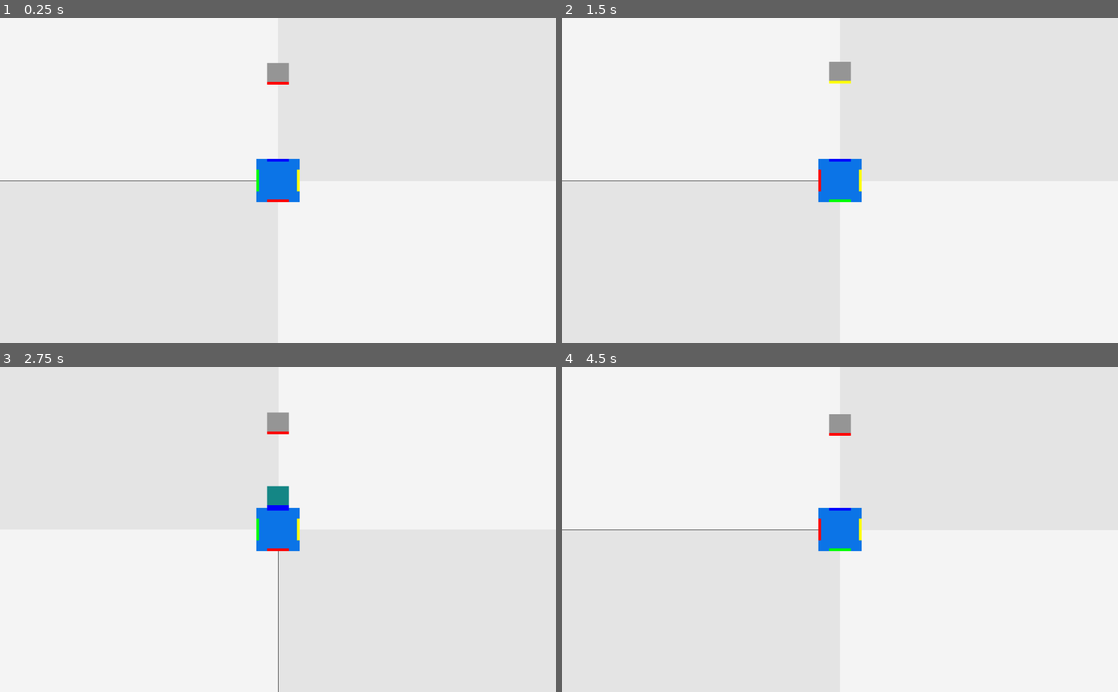
Above: before the commit, frames 1-4 (two rows, left to right).
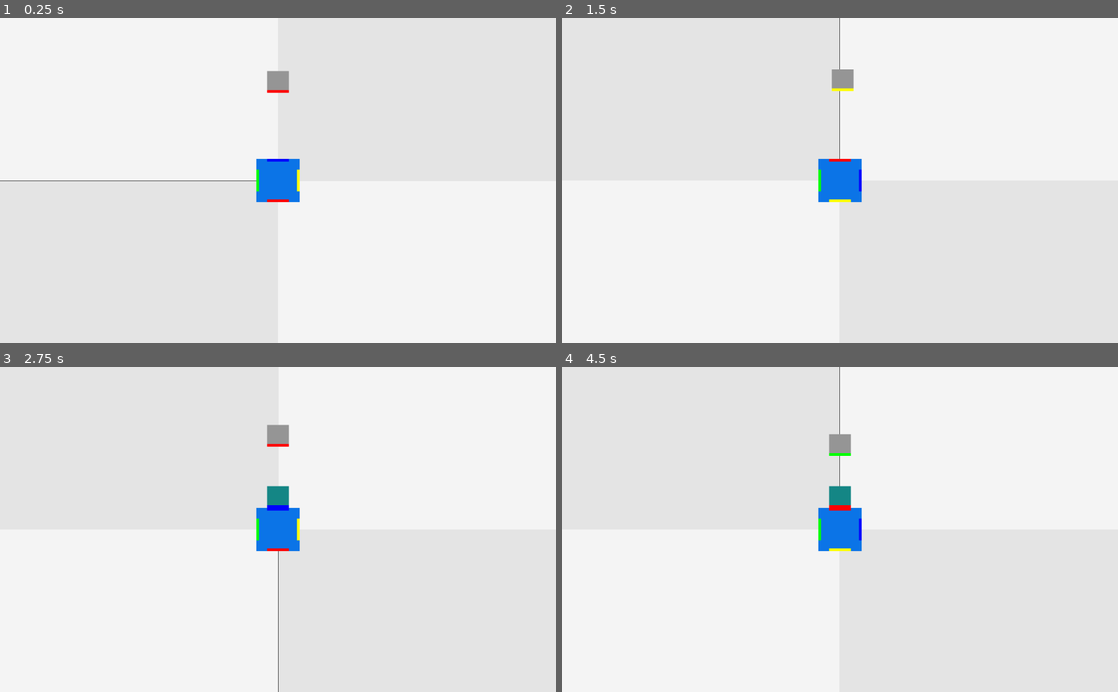
Above: after the commit, the same moments.

Repository: KeatonMueller/polymonous
Game: Godot game, scene res://MainScene.tscn
Two runs of this game, one before a commit and one after it. Both use one fixed random seed, a clock stepped at 60 frames per second and the inputs below.
Inputs:
- Up to frame 1 (0.25 s): no input
- Up to frame 2 (1.5 s): tap Enter (new_game) at 0.5, 0.8, 1.35 s; hold Right (rot_right) 0.53-1.28 s; tap S (drop) at 0.6 s; tap Space at 1.25 s; hold Left (rot_left) from 1.28 s (still down)
- Up to frame 3 (2.75 s): tap S (drop) at 1.55, 2.1 s; tap Enter (new_game) at 2, 2.3 s; release Left (rot_left) at 2.03 s; hold Right (rot_right) from 2.03 s (still down)
- Up to frame 4 (4.5 s): tap Enter (new_game) at 2.85, 3.8, 4.35 s; tap S (drop) at 3.05, 3.6 s; tap Space at 3.5 s; release Right (rot_right) at 3.53 s; hold Left (rot_left) from 3.53 s (still down)

The runs differ from the first frame. In frame 1, 0.2% of the frame differs, in the area x 48-52%, y 13-24%; in frame 2, 0.6%; in frame 3, 0.4%; in frame 4, 1.1%, in the area x 0-54%, y 0-57%.
Error before the commit: Invalid get index 'new_game' (on base: 'Dictionary'). (res://MainScene.gd:110)

Commit message:
dropped box collision detection

Diff:
--- a/Base.gd
+++ b/Base.gd
@@ -2,19 +2,13 @@
 
 const num_sides: int = 4;	# number of sides on base
 var main: Node2D;
-var area: Area2D;
 var radius: float = 40.0; # "radius" ie distance from center to midpoint of side
 var values: Dictionary = {};
 var rects: Array = [];
-const Utils = preload("res://Utils.gd");
+const C = preload("res://Constants.gd");
 
 func _ready():
 	main = get_parent();
-	area = get_node("Area2D");
-
-func _on_Area2D_body_entered(body):
-	# notify main script when a body enter's the Area2D
-	main.body_entered(body);
 
 func set_values(thetas: Array):
 	if rects.size() == 0:
@@ -27,4 +21,4 @@
 		var val = pos_vals[randi() % pos_vals.size()];
 		pos_vals.erase(val);
 		values[theta] = val;
-		rects[i].color = Utils.COLORS[val];
+		rects[i].color = C.COLORS[val];
--- a/Base.tscn
+++ b/Base.tscn
@@ -28,12 +28,6 @@
 current = true
 
 [node name="Tween" type="Tween" parent="."]
-
-[node name="Area2D" type="Area2D" parent="."]
-visible = false
-
-[node name="CollisionShape2D" type="CollisionShape2D" parent="Area2D"]
-shape = SubResource( 1 )
 
 [node name="ColorRect0" type="ColorRect" parent="."]
 margin_left = -20.0
@@ -70,4 +64,3 @@
 __meta__ = {
 "_edit_use_anchors_": false
 }
-[connection signal="body_entered" from="Area2D" to="." method="_on_Area2D_body_entered"]
--- a/Box.gd
+++ b/Box.gd
@@ -1,12 +1,21 @@
 extends KinematicBody2D
 
-const Utils = preload("res://Utils.gd");
-onready var color_rect: ColorRect = get_node("ColorRect");
-onready var label: Label = get_node("Label");
-onready var bar: ColorRect = get_node("Bar");
+const C = preload("res://Constants.gd");
+var color_rect: ColorRect;
+var label: Label;
+var bar: ColorRect;
 var locked: bool = false;
 var radius: float = 20.0; # "radius" ie distance from center to midpoint of side
 var value: int;
+var main: Node2D;
+
+func _ready():
+	main = get_parent();
+	color_rect = get_node("ColorRect");
+	if not label:
+		label = get_node("Label");
+	if not bar:
+		bar = get_node("Bar");
 
 func deactivate():
 	color_rect.color = Color("158786");
@@ -22,4 +31,9 @@
 		bar = get_node("Bar");
 	label.text = str(val);
 	value = val;
-	bar.color = Utils.COLORS[val];
+	bar.color = C.COLORS[val];
+
+
+func _on_Area2D_body_entered(body):
+	if locked:
+		main.lock_collision(body);
--- a/Box.tscn
+++ b/Box.tscn
@@ -3,7 +3,7 @@
 [ext_resource path="res://Box.gd" type="Script" id=1]
 
 [sub_resource type="RectangleShape2D" id=1]
-extents = Vector2( 19.9, 19.9 )
+extents = Vector2( 20, 20 )
 
 [sub_resource type="Animation" id=2]
 resource_name = "sway_left"
@@ -89,7 +89,6 @@
 
 [node name="CollisionShape2D" type="CollisionShape2D" parent="."]
 visible = false
-position = Vector2( -0.219711, 0 )
 shape = SubResource( 1 )
 
 [node name="AnimationPlayer" type="AnimationPlayer" parent="."]
@@ -108,3 +107,10 @@
 __meta__ = {
 "_edit_use_anchors_": false
 }
+
+[node name="Area2D" type="Area2D" parent="."]
+visible = false
+
+[node name="CollisionShape2D2" type="CollisionShape2D" parent="Area2D"]
+shape = SubResource( 1 )
+[connection signal="body_entered" from="Area2D" to="." method="_on_Area2D_body_entered"]
--- /dev/null
+++ b/Constants.gd
@@ -0,0 +1,30 @@
+
+# possible actions
+const ACTION = {
+	"Left": "rot_left",
+	"Right": "rot_right",
+	"Drop": "drop",
+	"NewGame": "new_game",
+};
+
+# directions for a given action
+const DIRECTION = {
+	ACTION.Left: -1,
+	ACTION.Right: 1
+}
+
+const COLORS: Dictionary = {
+    0: Color("ff0000"),
+    1: Color("00ff00"),
+    2: Color("0000ff"),
+    3: Color("ffff00")
+}
+
+# reasons the timer might expire
+enum TIMER_ACTION {ClearLayer};
+
+# misc constants
+const ROT_SPEED: float = 0.2;			# time for rotation (seconds)
+const DROP_SPEED: float = 0.125;		# drop duration in seconds (roughly)
+const INITIAL_HEIGHT: float = 200.0;	# height boxes start at
+const PRECISION: int = 6;
--- a/MainScene.gd
+++ b/MainScene.gd
@@ -1,30 +1,9 @@
 extends Node2D
-
-# possible actions
-const Action = {
-	"ROT_LEFT": "rot_left",
-	"ROT_RIGHT": "rot_right",
-	"DROP": "drop",
-	"NEW_GAME": "new_game",
-};
-
-# directions for a given action
-const Direction = {
-	Action.ROT_LEFT: -1,
-	Action.ROT_RIGHT: 1
-}
-
-# reasons the timer might expire
-enum TIMER_ACTION {ClearLayer};
-
-# misc constants
-const ROT_SPEED: float = 0.2;			# time for rotation (seconds)
-const DROP_SPEED: float = 0.125;		# drop duration in seconds (roughly)
-const INITIAL_HEIGHT: float = 200.0;	# height boxes start at
 
 # nodes and resources
 const Box = preload("res://Box.tscn");
 const Utils = preload("res://Utils.gd");
+const C = preload("res://Constants.gd");
 var tw: Tween;
 var base: StaticBody2D;
 var cam: Camera2D;
@@ -36,8 +15,8 @@
 var theta_calc: float = 0;
 var theta_offset: float = -PI / 2;
 var theta_display: float = theta_calc + theta_offset;
-var curr_height: float = INITIAL_HEIGHT;
-var fall_speed: float = 10.0;
+var curr_height: float = C.INITIAL_HEIGHT;
+var fall_speed: float = 70.0;
 
 # action values
 var drop_vector: Vector2 = Vector2();
@@ -54,11 +33,16 @@
 var wrap: Dictionary = {};
 
 # game state values
-var game_over: bool = false;
+var game_over: bool = true;
 var boxes: Dictionary = {};
 var box_values: Array;
+var min_height: float;
+
+# trash value to satisfy the compiler
+var _discard;
 
 func _ready():
+	randomize();
 	tw = get_node("Tween");
 	base = get_node("Base");
 	cam = base.get_node("Camera2D");
@@ -68,14 +52,16 @@
 
 func new_game():
 	game_over = false;
+	tweening = false;
+	dropping = false;
 	# clear out any dropped boxes
 	for theta in boxes.keys():
 		for child in boxes[theta]:
-			remove_child(child);
-		boxes.erase(theta);
+			child.queue_free();
+		_discard = boxes.erase(theta);
 	# remove curr_box
 	if curr_box:
-		remove_child(curr_box);
+		curr_box.queue_free();
 	# empty action_list
 	action_list = [];
 	# reset transforms
@@ -83,32 +69,31 @@
 	theta_calc = 0;
 	theta_offset = -PI / 2;
 	theta_display = theta_calc + theta_offset;
-	curr_height = INITIAL_HEIGHT;
+	curr_height = C.INITIAL_HEIGHT;
 	# reset box and base values
 	box_values = range(base.num_sides);
 	base.set_values(thetas);
 	# add new curr_box
 	new_box();
 
-
 func _physics_process(delta):
 	if game_over:
-		if Input.is_action_just_pressed(Action.NEW_GAME):
+		if Input.is_action_just_pressed(C.ACTION.NewGame):
 			new_game();
 		return;
 
 	# check for each action
-	for action in Action.values():
+	for action in C.ACTION.values():
 		if Input.is_action_just_pressed(action):
 			action_list.append(action);
 			break;
 
 	# perform pending action if idle
-	if action_list.size() > 0 and not tweening and not dropping:
+	if action_list.size() > 0 and not tweening and not dropping and curr_height > min_height:
 		next_action = action_list.pop_front();
-		if next_action != Action.DROP:
-			rotate(Direction[next_action]);
-		else:
+		if next_action == C.ACTION.Left or next_action == C.ACTION.Right:
+			rotate(C.DIRECTION[next_action]);
+		elif next_action == C.ACTION.Drop:
 			drop();
 
 	# update curr_box position if tweening
@@ -120,33 +105,37 @@
 	# update curr_box position if dropping
 	if dropping:
 		var move_vector = Vector2(drop_vector);
-		move_vector.x *= delta / DROP_SPEED;
-		move_vector.y *= delta / DROP_SPEED;
+		move_vector.x *= delta / C.DROP_SPEED;
+		move_vector.y *= delta / C.DROP_SPEED;
 		if curr_box.move_and_collide(move_vector) != null:
 			dropping = false;
 			lock_box();
 	# make the box fall slowly if not dropping
 	else:
-		curr_height -= delta * fall_speed;
+		curr_height = max(curr_height - delta * fall_speed, min_height);
 		curr_box.position.x = cos(theta_display) * curr_height;
 		curr_box.position.y = sin(theta_display) * curr_height;
-
-func body_entered(body):
-	# detect collision from passive falling
-	if not dropping and not tweening and body == curr_box:
+		if curr_height == min_height and not tweening:
+			lock_box();
+
+func lock_collision(body):
+	if body == curr_box:
 		lock_box();
 
 func lock_box():
+	stop_anim();
+
+	# check if dropped in correct place
 	var th = Utils.round(theta_calc);
-	if base.values[th] != curr_box.value:
+	if not base.values.has(th) or base.values[th] != curr_box.value:
 		game_over = true;
 		curr_box.error();
 		return;
-	else:
-		curr_box.deactivate();
-
-	curr_box.position.x = cos(theta_display) * (base.radius + curr_box.radius);
-	curr_box.position.y = sin(theta_display) * (base.radius + curr_box.radius);
+
+	# deactivate dropped box
+	curr_box.deactivate();
+	curr_box.position.x = cos(theta_display) * min_height;
+	curr_box.position.y = sin(theta_display) * min_height;
 	# record dropped box
 	var key = Utils.round(theta_display);
 	if boxes.has(key):
@@ -160,39 +149,41 @@
 		# erase on a timer
 		timer.set_wait_time(0.125);
 		timer.start();
-		timer_flag = TIMER_ACTION.ClearLayer;
+		timer_flag = C.TIMER_ACTION.ClearLayer;
 	elif box_values.size() == 0:
 		box_values = range(base.num_sides);
 	new_box();
 
 func _on_Timer_timeout():
 	timer.stop();
-	if timer_flag == TIMER_ACTION.ClearLayer:
+	if timer_flag == C.TIMER_ACTION.ClearLayer:
 		for theta in boxes.keys():
-			remove_child(boxes[theta].pop_front());
+			boxes[theta].pop_front().queue_free();
 			if boxes[theta].size() == 0:
-				boxes.erase(theta);
+				_discard = boxes.erase(theta);
 
 func new_box():
 	# instantiate new box
 	curr_box = Box.instance();
 	anim = curr_box.get_node("AnimationPlayer");
-	curr_height = INITIAL_HEIGHT;
+	curr_height = C.INITIAL_HEIGHT;
 	curr_box.position.x = cos(theta_display) * curr_height;
 	curr_box.position.y = sin(theta_display) * curr_height;
 	curr_box.rotation = theta_calc;
 	call_deferred("add_child", curr_box);
-
+	# assign value
 	var value = box_values[randi() % box_values.size()];
 	box_values.erase(value);
 	curr_box.set_value(value);
 
-
 func calc_thetas(num_sides: int):
+	var box = Box.instance();
+	min_height = base.radius + box.radius;
+	box.queue_free();
 	# calculate possible thetas for given number of sides
 	var rot_delta = 2 * PI / num_sides;
-	var left_dir = Direction[Action.ROT_LEFT];
-	var right_dir = Direction[Action.ROT_RIGHT];
+	var left_dir = C.DIRECTION[C.ACTION.Left];
+	var right_dir = C.DIRECTION[C.ACTION.Right];
 	adjacent[left_dir] = {};
 	adjacent[right_dir] = {};
 	var theta = -rot_delta;
@@ -215,10 +206,16 @@
 	drop_vector.x = cos(theta_display) * -dist;
 	drop_vector.y = sin(theta_display) * -dist;
 	dropping = true;
-	# reset animation if it's running
+	stop_anim();
+
+func stop_anim():
+	# reset animation if playing
 	if anim.is_playing():
 		anim.stop();
 		anim.seek(0, true);
+	# stop tweens if active
+	if tw.is_active():
+		_discard = tw.remove_all()
 
 func rotate(rot_dir):
 	"""
@@ -230,42 +227,42 @@
 	# tween curr_box rotation
 	var box_rot = Utils.round(curr_box.rotation);
 	var next_box_rot = adjacent[rot_dir][box_rot];
-	tw.interpolate_property(
+	_discard = tw.interpolate_property(
 		curr_box,
 		"rotation",
 		curr_box.rotation,
 		next_box_rot,
-		ROT_SPEED,
+		C.ROT_SPEED,
 		Tween.TRANS_SINE,
 		Tween.EASE_IN_OUT
 	);
 	# tween theta_calc (which determines curr_box position)
 	var th = Utils.round(theta_calc);
 	var next_th = adjacent[rot_dir][th];
-	tw.interpolate_property(
+	_discard = tw.interpolate_property(
 		self,
 		"theta_calc",
 		theta_calc,
 		next_th,
-		ROT_SPEED,
+		C.ROT_SPEED,
 		Tween.TRANS_SINE,
 		Tween.EASE_IN_OUT
 	);
 	# tween camera rotation
 	var cam_rot = Utils.round(cam.rotation);
 	var next_cam_rot = adjacent[rot_dir][cam_rot];
-	tw.interpolate_property(
+	_discard = tw.interpolate_property(
 		cam,
 		"rotation",
 		cam.rotation,
 		next_cam_rot,
-		ROT_SPEED,
+		C.ROT_SPEED,
 		Tween.TRANS_CUBIC,
 		Tween.EASE_OUT
 	);
 	# start tweening
 	tweening = true;
-	tw.start();
+	_discard = tw.start();
 	last_dir = rot_dir;
 
 func _on_Tween_tween_completed(object, key):
@@ -281,9 +278,9 @@
 			theta_calc = wrap[th];
 		theta_display = theta_calc + theta_offset;
 		# trigger ending animation
-		if last_dir == Direction[Action.ROT_LEFT]:
+		if last_dir == C.DIRECTION[C.ACTION.Left]:
 			anim.play("sway_left");
-		elif last_dir == Direction[Action.ROT_RIGHT]:
+		elif last_dir == C.DIRECTION[C.ACTION.Right]:
 			anim.play("sway_right");
 	elif object == cam and key == ":rotation":
 		# wrap rotation if outside of [0, 2PI]
@@ -291,6 +288,7 @@
 		if wrap.has(rot):
 			cam.rotation = wrap[rot];
 
+
 func _on_Tween_tween_all_completed():
 	# set all tweening to false
 	tweening = false;
--- a/Utils.gd
+++ b/Utils.gd
@@ -1,13 +1,5 @@
-
-const PRECISION: int = 6;
-
-const COLORS: Dictionary = {
-    0: Color("ff0000"),
-    1: Color("00ff00"),
-    2: Color("0000ff"),
-    3: Color("ffff00")
-}
+const C = preload("res://Constants.gd");
 
 # round number to PRECISION number of decimals
-static func round(num: float, precision=PRECISION):
+static func round(num: float, precision=C.PRECISION):
     return stepify(num, pow(10, -precision));
--- a/project.godot
+++ b/project.godot
@@ -45,6 +45,7 @@
 new_game={
 "deadzone": 0.5,
 "events": [ Object(InputEventKey,"resource_local_to_scene":false,"resource_name":"","device":0,"alt":false,"shift":false,"control":false,"meta":false,"command":false,"pressed":false,"scancode":16777221,"unicode":0,"echo":false,"script":null)
+, Object(InputEventKey,"resource_local_to_scene":false,"resource_name":"","device":0,"alt":false,"shift":false,"control":false,"meta":false,"command":false,"pressed":false,"scancode":32,"unicode":0,"echo":false,"script":null)
  ]
 }
 
